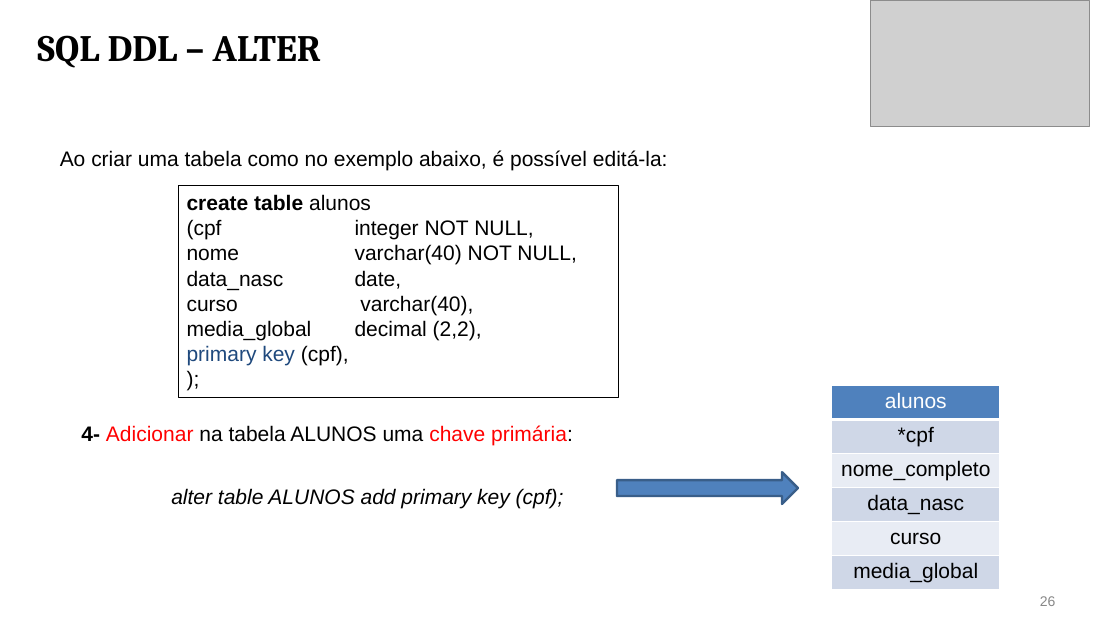
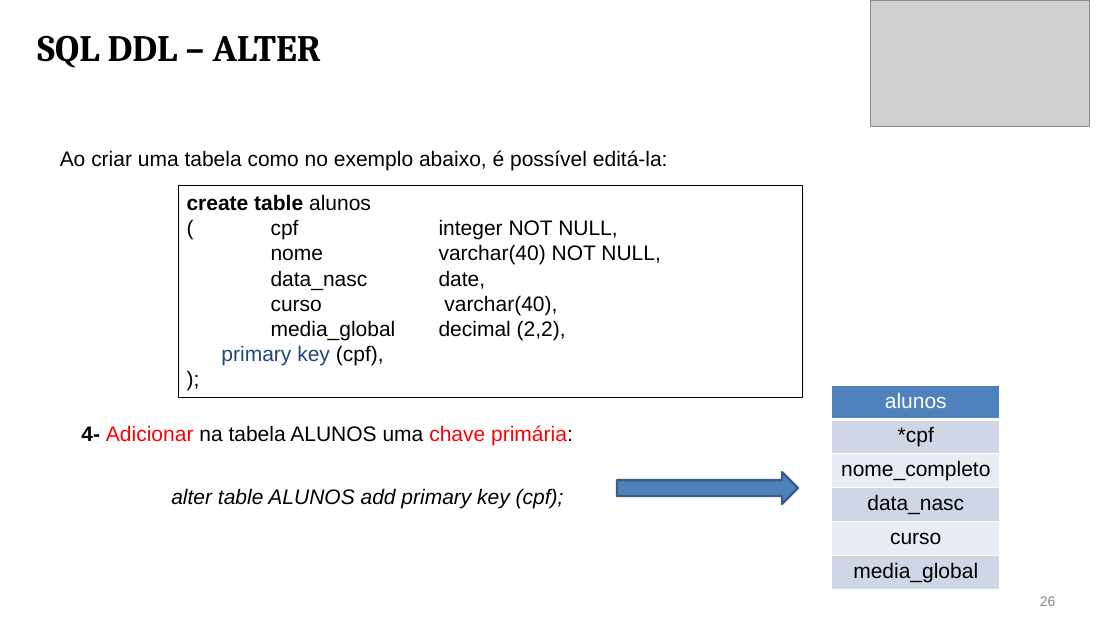
Before and after one commit to CloudEducationBrazil/WydenBancoDados, a slide deck: slide 26 of 01 Classes/Aula05- BD SQL DDL.pptx. Drawn at 1120x630 pixels with LibreOffice and Linux fonts; fonts in the diff are those of the drawing; grey boxes stand for pictures. Boxes give left, top, right and bottom in pixels: in the first picture for what was removed or moved away, otherwise in the second. Text is boxed around its words. In the diff, an @@ line names an element or a change of style, - is before the commit and + after.

```diff
--- a/01 Classes/Aula05- BD SQL DDL.pptx
+++ b/01 Classes/Aula05- BD SQL DDL.pptx
@@ rectangle "create table alunos": place and size @@
-rectangle "create table alunos" at (178, 186, 618, 397)
+rectangle "create table alunos" at (178, 186, 802, 397)
@@ text in rectangle at (271, 219, 617, 240): spaces changed @@
-(cpf integer NOT NULL,
+( cpf integer NOT NULL,
```
Also in this commit, not shown: 9 other slides changed, 2 other files.
